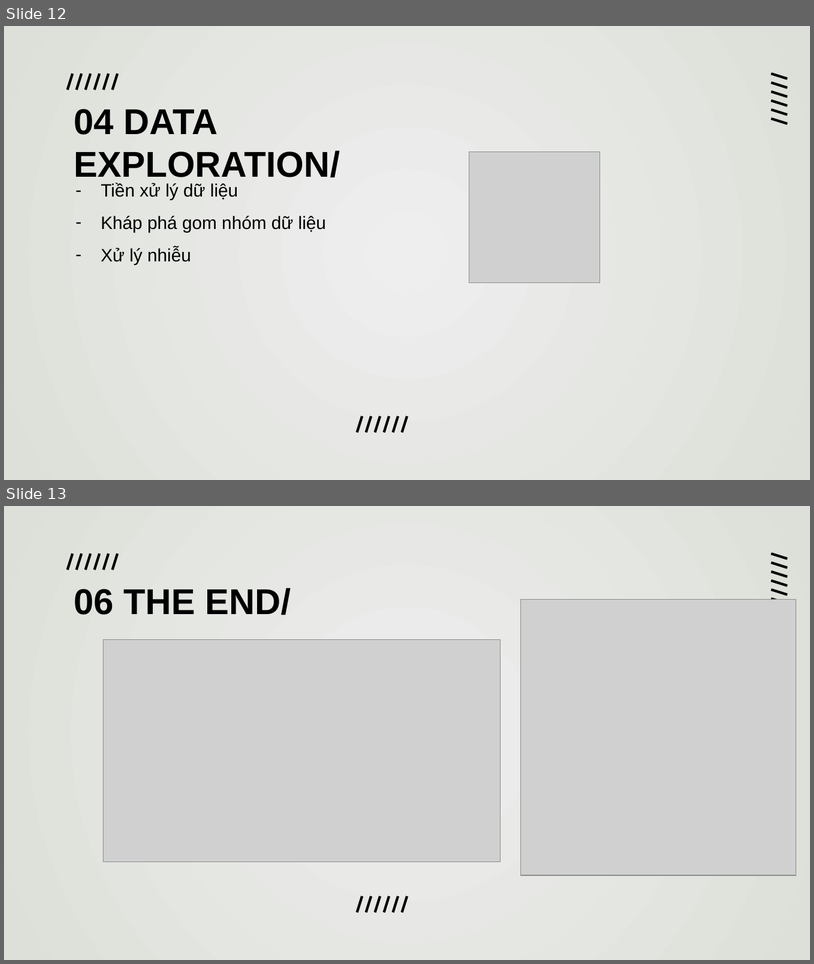
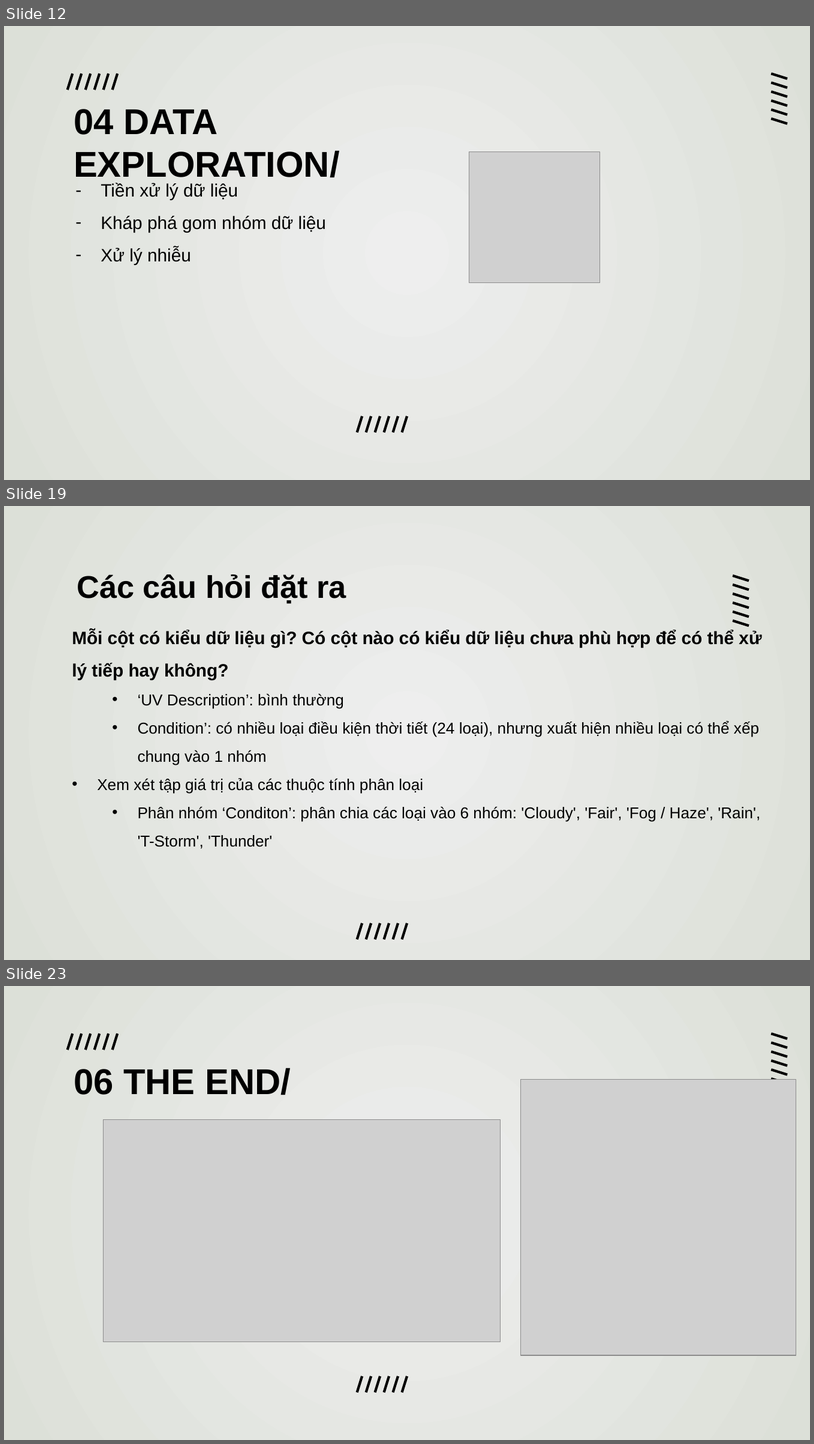
Before and after one commit to duongtanton/NP-KHDL-Gr9, a slide deck: group09.pptx. Shown one above the other, each under a label of ours: slides 12 and 13 before the commit, slides 12, 19 and 23 after it; the slides between them are not shown. The pictures are 814x964 and 814x1444 pixels, drawn with LibreOffice and Linux fonts; fonts in the diff are those of the drawing; grey boxes stand for pictures. Boxes give left, top, right and bottom in pixels: in the first picture for what was removed or moved away, otherwise in the second. Text is boxed around its words. In the diff, an @@ line names an element or a change of style, - is before the commit and + after.

```diff
--- a/group09.pptx
+++ b/group09.pptx
@@ slide 19 added at [4, 506, 810, 960], background gradient #EEEEEE to #DCE0D8 @@
@@ title added at [77, 574, 346, 604], 28 pt, text #000000, bold @@
+Các câu hỏi đặt ra
@@ subtitle added at [72, 630, 762, 849], 14 pt, text #000000 @@
+Mỗi cột có kiểu dữ liệu gì? Có cột nào có kiểu dữ liệu chưa phù hợp để có thể xử lý tiếp hay không?
+  • ‘UV Description’: bình thường
+  • Condition’: có nhiều loại điều kiện thời tiết (24 loại), nhưng xuất hiện nhiều loại có thể xếp chung vào 1 nhóm
+• Xem xét tập giá trị của các thuộc tính phân loại
+  • Phân nhóm ‘Conditon’: phân chia các loại vào 6 nhóm: 'Cloudy', 'Fair', 'Fog / Haze', 'Rain', 'T-Storm', 'Thunder'
@@ group added at [733, 576, 749, 625]: 6 lines @@
@@ group added at [357, 923, 407, 939]: 6 lines @@
@@ what was slide 13 is now slide 23 @@
```
Also in this commit, not shown: 9 other slides added.
